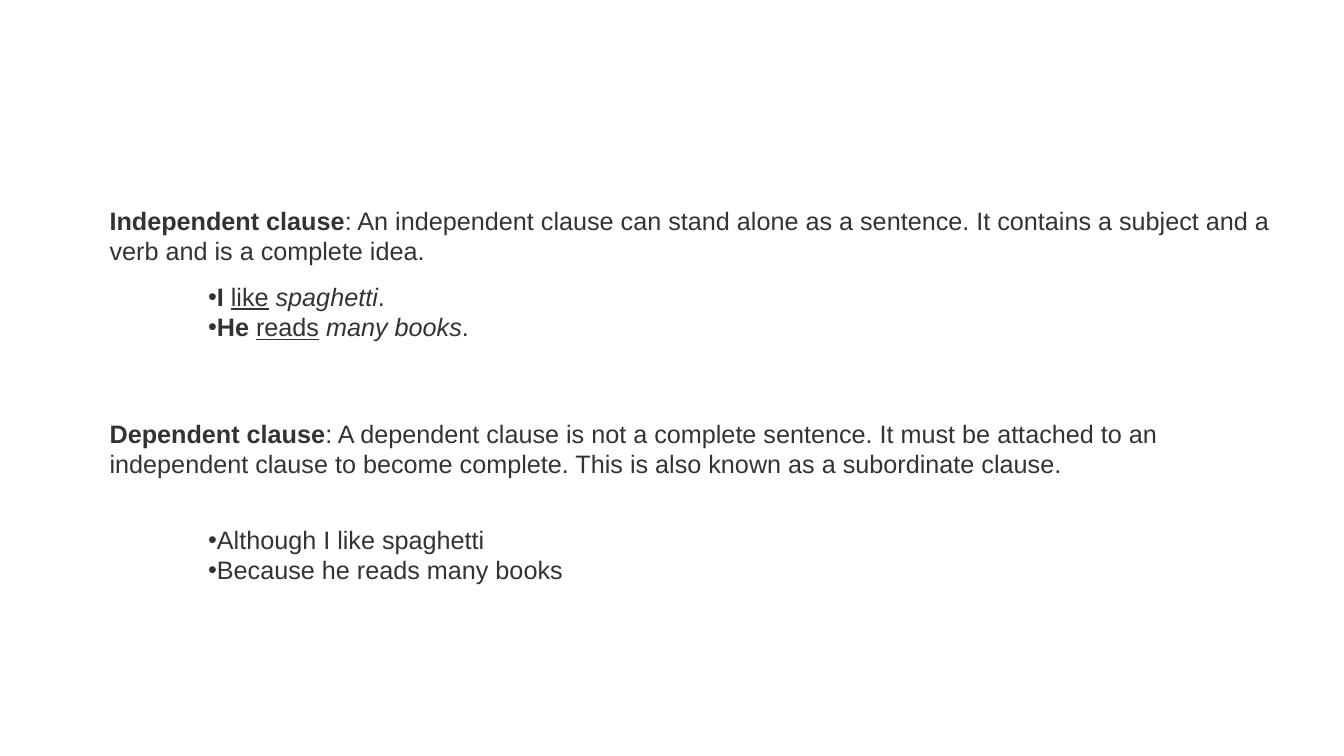
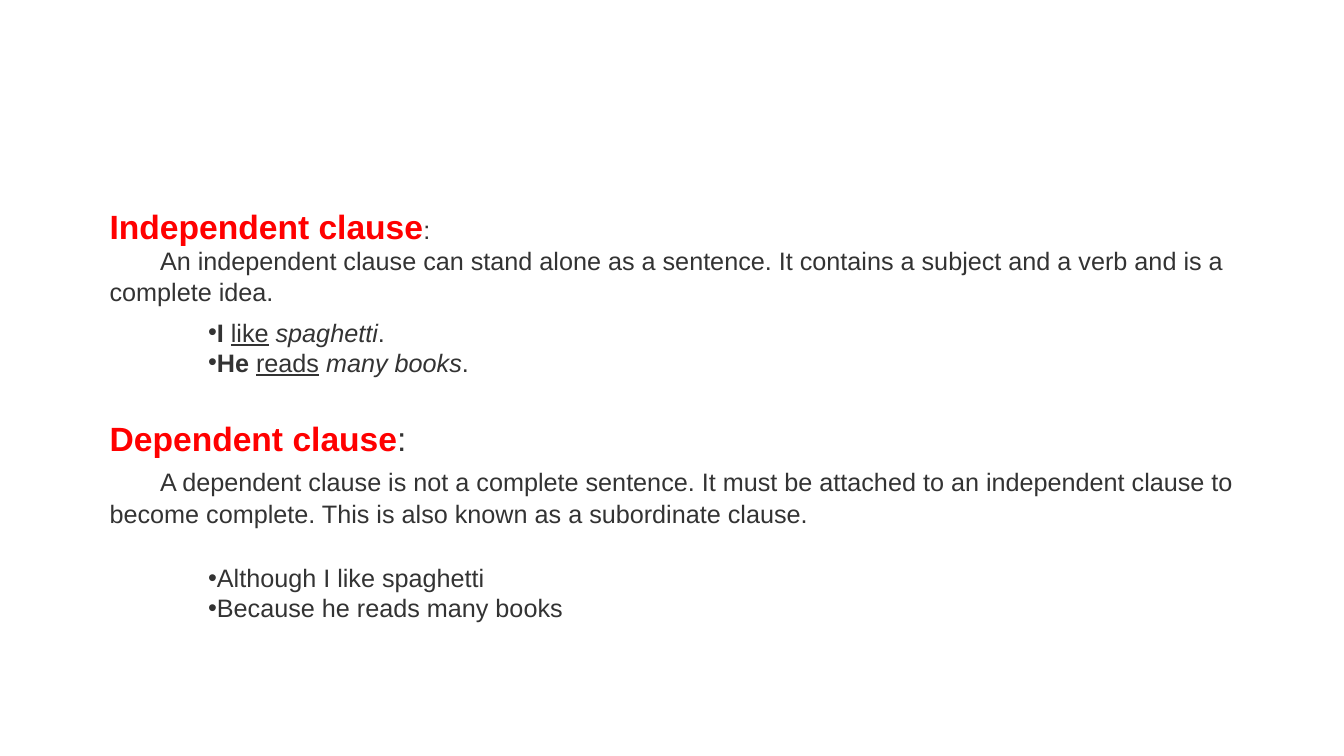
Before and after one commit to Bmadhanmohan/aws_batch_demo, a slide deck: slide 4 of 21_12_2023_PPT_ENGLISH.pptx. Drawn at 1344x756 pixels with LibreOffice and Linux fonts; fonts in the diff are those of the drawing; background and template pictures are left out. Boxes give left, top, right and bottom in pixels: in the first picture for what was removed or moved away, otherwise in the second. Text is boxed around its words. In the diff, an @@ line names an element or a change of style, - is before the commit and + after.

```diff
--- a/21_12_2023_PPT_ENGLISH.pptx
+++ b/21_12_2023_PPT_ENGLISH.pptx
@@ text at box(110, 214, 1223, 306): text changed @@
-Independent clause: An independent clause can stand alone as a sentence. It contains a subject and a verb and is a complete idea.
+Independent clause:
+An independent clause can stand alone as a sentence. It contains a subject and a verb and is a complete idea.
@@ text "I like spaghetti.": place and size @@
-text "I like spaghetti." at box(217, 287, 469, 341)
+text "I like spaghetti." at box(217, 323, 469, 377)
@@ text at box(110, 426, 1232, 529): text changed @@
-Dependent clause: A dependent clause is not a complete sentence. It must be attached to an independent clause to become complete. This is also known as a subordinate clause.
+Dependent clause:
+A dependent clause is not a complete sentence. It must be attached to an independent clause to become complete. This is also known as a subordinate clause.
@@ text "Although I like spaghetti": place and size @@
-text "Although I like spaghetti" at box(208, 530, 562, 585)
+text "Although I like spaghetti" at box(208, 568, 562, 623)
```
Also in this commit, not shown: 1 other slide changed, 6 slides added, 2 slides removed.
